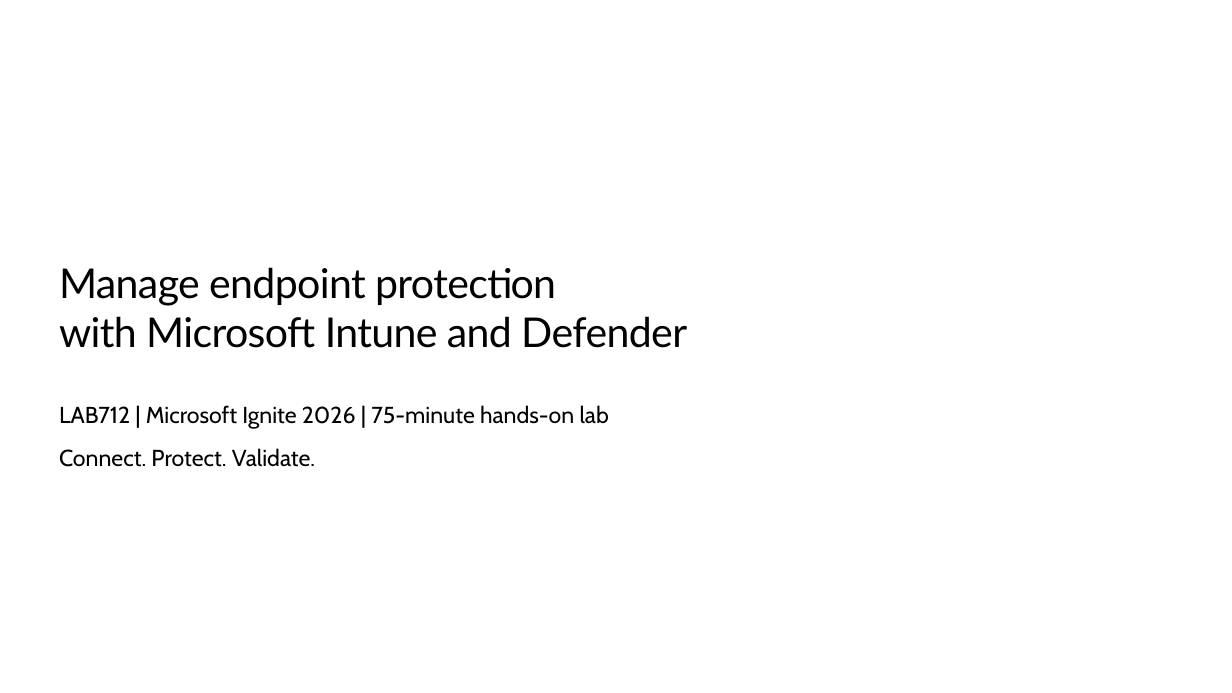
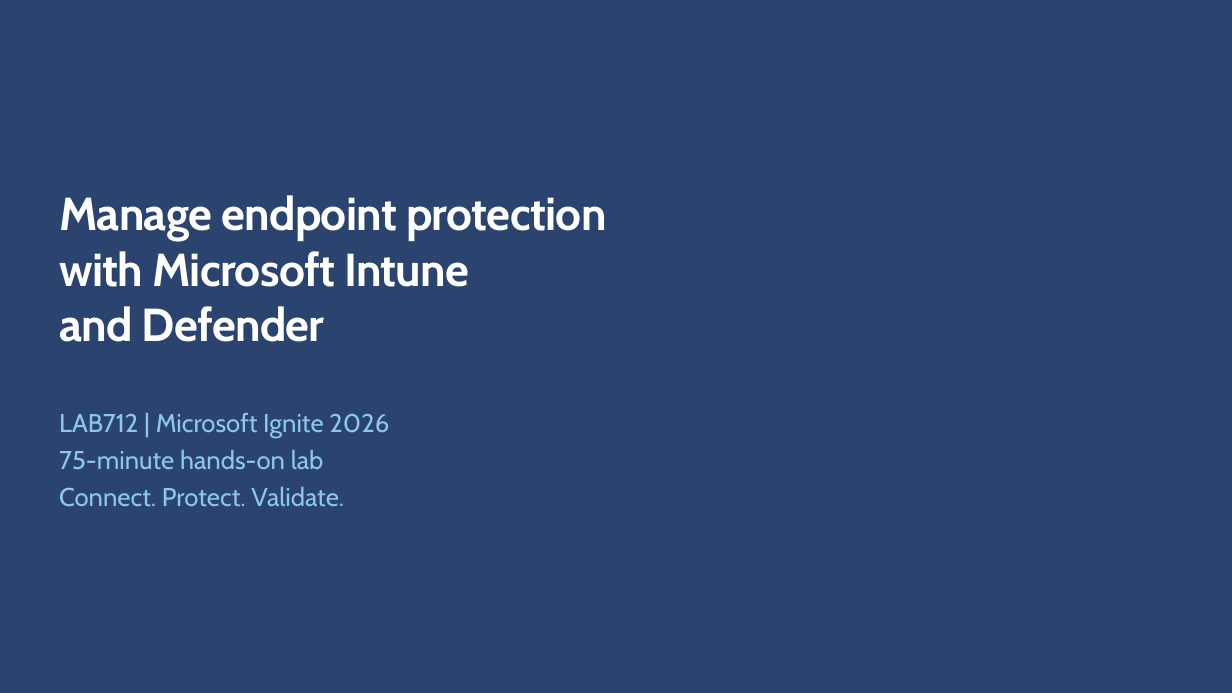
Before and after one commit to microsoft/ignite26-LAB712, a slide deck: slide 1 of docs/slides/LAB712-context-Ignite-2026.pptx. Drawn at 1232x693 pixels with LibreOffice and Linux fonts; fonts in the diff are those of the drawing; background and template pictures are left out. Boxes give left, top, right and bottom in pixels: in the first picture for what was removed or moved away, otherwise in the second. Text is boxed around its words. In the diff, an @@ line names an element or a change of style, - is before the commit and + after.

```diff
--- a/docs/slides/LAB712-context-Ignite-2026.pptx
+++ b/docs/slides/LAB712-context-Ignite-2026.pptx
@@ background #FFFFFF to picture (left out) @@
@@ title "Manage endpoint protection with Microsoft ...": place and size @@
-title "Manage endpoint protection with Microsoft ..." at (59, 267, 687, 348)
+title "Manage endpoint protection with Microsoft ..." at (59, 195, 606, 342)
@@ title "Manage endpoint protection with Microsoft ..." at (59, 195, 606, 342): size 32 to 36 pt, font Lato to Cabin, text colour #000000 to #FFFFFF, bold on; more space between paragraphs; vertical alignment bottom to top @@
@@ text at (59, 413, 389, 470): text changed; size 18 to 20 pt; text colour #000000 to #8DC8E8 @@
-LAB712 | Microsoft Ignite 2026 | 75-minute hands-on lab
+LAB712 | Microsoft Ignite 2026
+75-minute hands-on lab
@@ text "LAB712 | Microsoft Ignite 2026": place and size @@
-text "LAB712 | Microsoft Ignite 2026" at (59, 405, 609, 467)
+text "LAB712 | Microsoft Ignite 2026" at (59, 413, 389, 507)
@@ text at (59, 487, 344, 507): size 18 to 20 pt, text colour #000000 to #8DC8E8 in "Connect. Protect. Validate."; less space between paragraphs @@
```
Also in this commit, not shown: 5 other slides changed, 2 slides removed, 2 other files.
